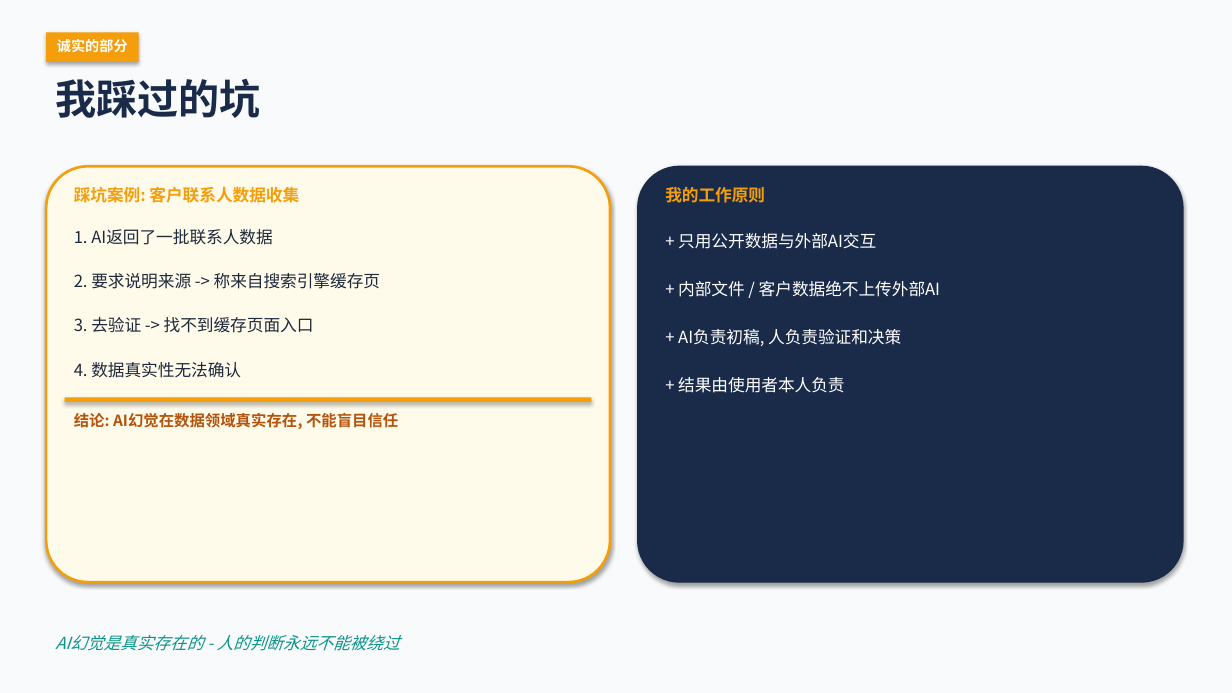
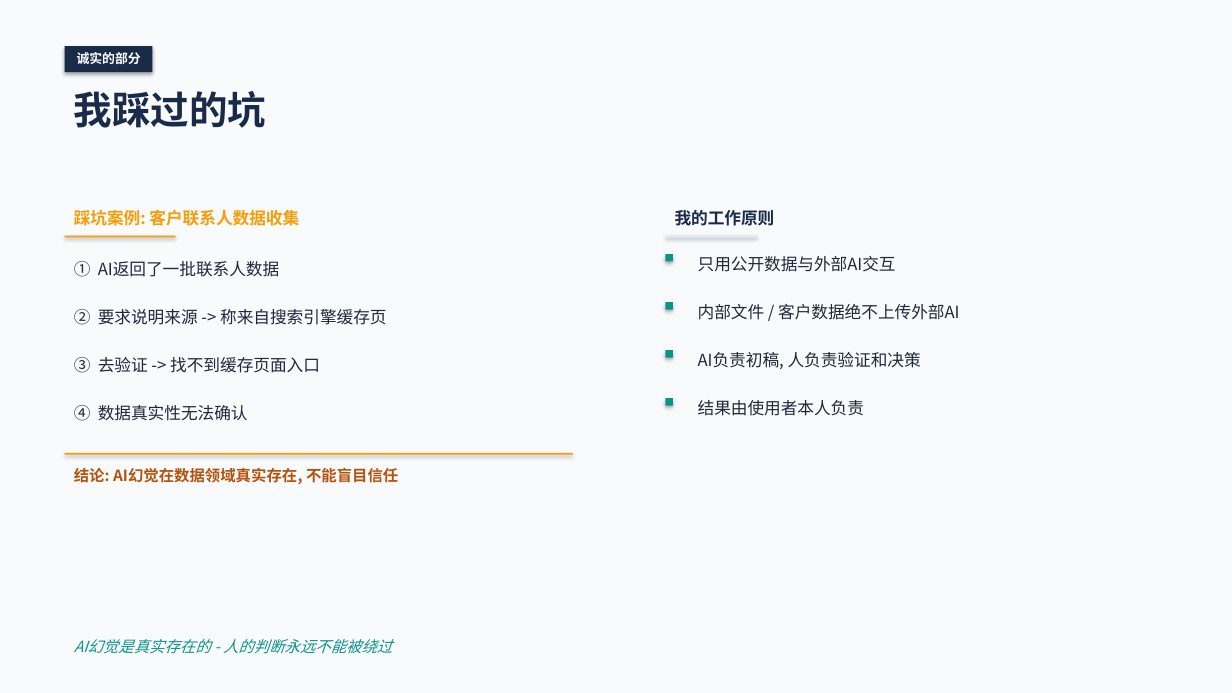
Before and after one commit to hozen/jingfan-ims-intelligence, a slide deck: slide 7 of wiki/projects/work-06-ai-sharing/Taylor_AI分享_启动会.pptx. Drawn at 1232x693 pixels with LibreOffice and Linux fonts; fonts in the diff are those of the drawing. Boxes give left, top, right and bottom in pixels: in the first picture for what was removed or moved away, otherwise in the second. Text is boxed around its words. In the diff, an @@ line names an element or a change of style, - is before the commit and + after.

Commit message:
work-06 v2: redesign with senior layout (more whitespace, fewer color blocks)

```diff
--- a/wiki/projects/work-06-ai-sharing/Taylor_AI分享_启动会.pptx
+++ b/wiki/projects/work-06-ai-sharing/Taylor_AI分享_启动会.pptx
@@ text "诚实的部分": place and size @@
-text "诚实的部分" at [57,39,128,52]
+text "诚实的部分" at [77,52,141,64]
@@ text "诚实的部分" at [77,52,141,64]: size 11 to 10 pt @@
@@ rectangle: place and size @@
-rectangle at [46,32,139,62]
+rectangle at [65,46,152,72]
@@ rectangle at [65,46,152,72]: fill #F59E0B to #1A2B4A @@
@@ text "我踩过的坑": place and size @@
-text "我踩过的坑" at [55,79,260,118]
+text "我踩过的坑" at [74,91,266,128]
@@ text "我踩过的坑" at [74,91,266,128]: size 32 to 30 pt @@
@@ rounded rectangle removed at [46,166,610,582] @@
@@ rounded rectangle removed at [638,166,1183,582] @@
@@ text "踩坑案例: 客户联系人数据收集": place and size @@
-text "踩坑案例: 客户联系人数据收集" at [74,186,299,203]
+text "踩坑案例: 客户联系人数据收集" at [74,209,299,226]
@@ text "我的工作原则": place and size @@
-text "我的工作原则" at [665,187,765,203]
+text "我的工作原则" at [675,210,775,226]
@@ text "我的工作原则" at [675,210,775,226]: text colour #F59E0B to #1A2B4A @@
@@ rectangle added at [65,236,176,238], fill #F59E0B @@
@@ rectangle added at [665,236,758,238], fill #E2E8F0 @@
@@ text at [74,261,279,277]: text changed @@
-1. AI返回了一批联系人数据
+① AI返回了一批联系人数据
@@ rectangle added at [665,254,673,262], fill #0D9488 @@
@@ text at [698,256,896,272]: text changed; text colour #FFFFFF to #1E293B @@
-+ 只用公开数据与外部AI交互
+只用公开数据与外部AI交互
@@ text at [74,309,386,325]: text changed @@
-2. 要求说明来源 -> 称来自搜索引擎缓存页
+② 要求说明来源 -> 称来自搜索引擎缓存页
@@ rectangle added at [665,302,673,310], fill #0D9488 @@
@@ text at [698,304,959,320]: text changed; text colour #FFFFFF to #1E293B @@
-+ 内部文件 / 客户数据绝不上传外部AI
+内部文件 / 客户数据绝不上传外部AI
@@ text at [74,357,320,373]: text changed @@
-3. 去验证 -> 找不到缓存页面入口
+③ 去验证 -> 找不到缓存页面入口
@@ rectangle added at [665,350,673,358], fill #0D9488 @@
@@ text at [698,352,921,369]: text changed; text colour #FFFFFF to #1E293B @@
-+ AI负责初稿, 人负责验证和决策
+AI负责初稿, 人负责验证和决策
@@ text at [74,405,248,421]: text changed @@
-4. 数据真实性无法确认
+④ 数据真实性无法确认
@@ rectangle added at [665,398,673,406], fill #0D9488 @@
@@ text at [698,400,864,416]: text changed; text colour #FFFFFF to #1E293B @@
-+ 结果由使用者本人负责
+结果由使用者本人负责
@@ text "结论: AI幻觉在数据领域真实存在, 不能盲目信任": place and size @@
-text "结论: AI幻觉在数据领域真实存在, 不能盲目信任" at [74,413,398,429]
+text "结论: AI幻觉在数据领域真实存在, 不能盲目信任" at [74,468,398,484]
@@ rectangle: place and size @@
-rectangle at [65,397,592,402]
+rectangle at [65,453,573,455]
@@ text "AI幻觉是真实存在的 - 人的判断永远不能被绕过": place and size @@
-text "AI幻觉是真实存在的 - 人的判断永远不能被绕过" at [55,635,400,651]
+text "AI幻觉是真实存在的 - 人的判断永远不能被绕过" at [74,639,392,654]
@@ text "AI幻觉是真实存在的 - 人的判断永远不能被绕过" at [74,639,392,654]: size 13 to 12 pt @@
```
Also in this commit, not shown: 10 other slides changed.
